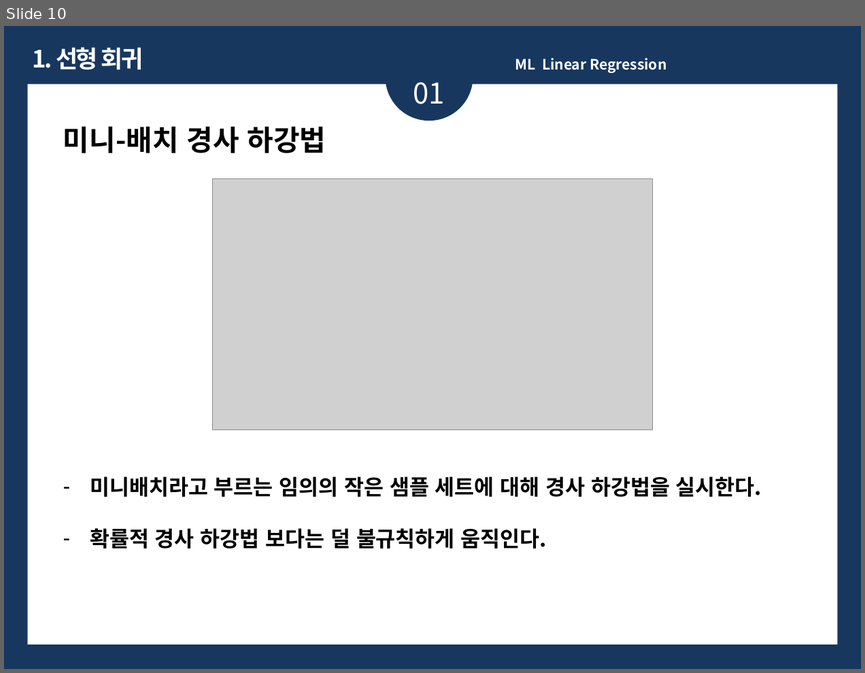
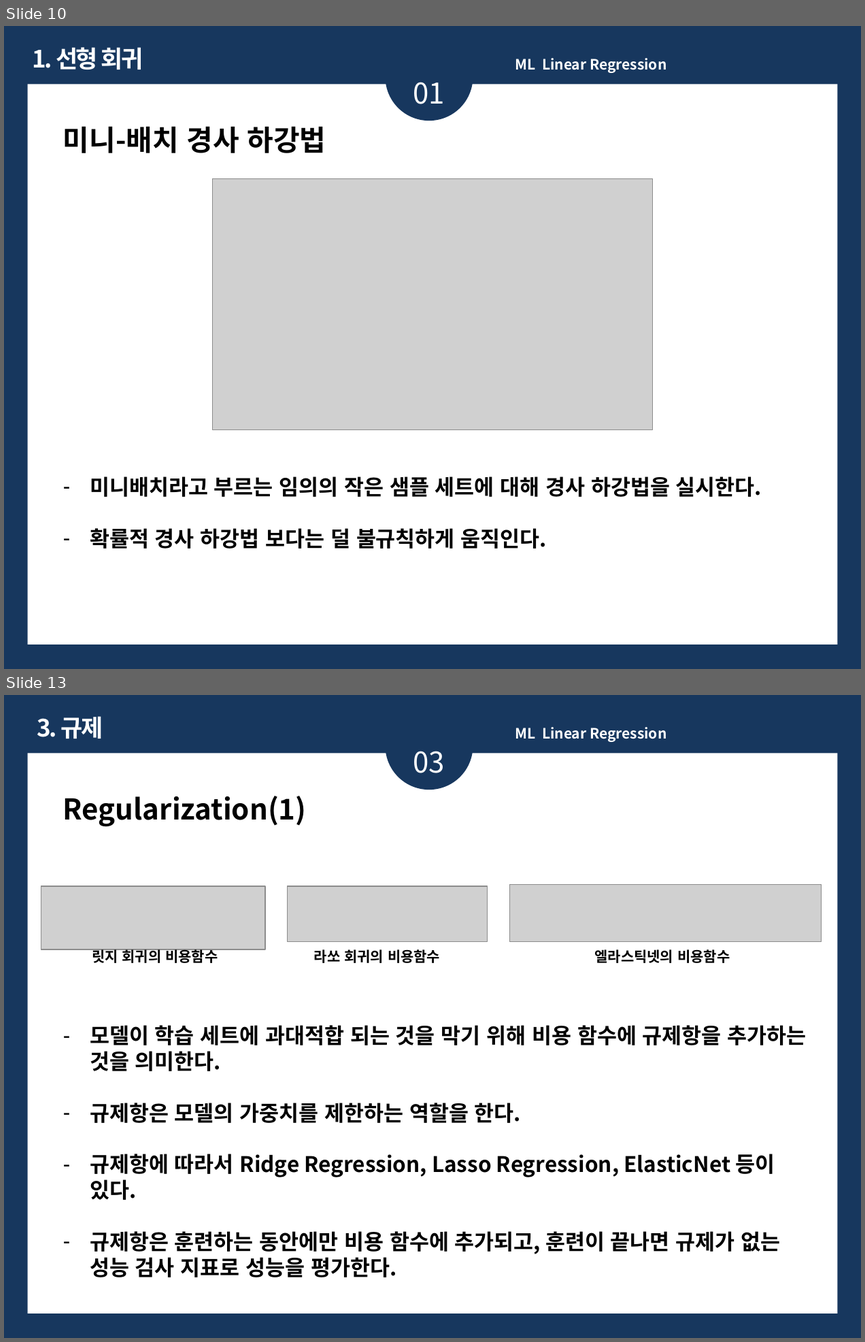
Before and after one commit to ykykyk112/machine_learning, a slide deck: sklearn_exercise/Linear_Regression_Review.pptx. Shown one above the other, each under a label of ours: slide 10 before the commit, slides 10 and 13 after it; the slides between them are not shown. The pictures are 865x673 and 865x1342 pixels, drawn with LibreOffice and Linux fonts; fonts in the diff are those of the drawing; grey boxes stand for pictures. Boxes give left, top, right and bottom in pixels: in the first picture for what was removed or moved away, otherwise in the second. Text is boxed around its words. In the diff, an @@ line names an element or a change of style, - is before the commit and + after.

Commit message:
2021.02.08 Linear Regression Review File 추가
- Regularization
- Early Stopping
- Logistic Regression
- Softmax Regression

```diff
--- a/sklearn_exercise/Linear_Regression_Review.pptx
+++ b/sklearn_exercise/Linear_Regression_Review.pptx
@@ slide 13 added at box(4, 695, 861, 1338), background #17375E @@
@@ ellipse added at box(385, 702, 473, 790), fill #17375E @@
@@ text added at box(37, 716, 103, 739), 20 pt, text #FFFFFF, bold @@
+3. 규제
@@ text added at box(515, 727, 666, 742), 12 pt, text #FFFFFF, bold @@
+ML Linear Regression
@@ rectangle added at box(28, 753, 838, 1314), fill #FFFFFF @@
@@ text added at box(413, 751, 445, 773), 24 pt, text #FFFFFF @@
+03
@@ text added at box(63, 796, 806, 1277), 18 pt, text #000000, bold @@
+Regularization(1)
+– 모델이 학습 세트에 과대적합 되는 것을 막기 위해 비용 함수에 규제항을 추가하는 것을 의미한다.
+– 규제항은 모델의 가중치를 제한하는 역할을 한다.
+– 규제항에 따라서 Ridge Regression, Lasso Regression, ElasticNet 등이 있다.
+– 규제항은 훈련하는 동안에만 비용 함수에 추가되고, 훈련이 끝나면 규제가 없는 성능 검사 지표로 성능을 평가한다.
@@ picture added at box(41, 886, 264, 949) @@
@@ picture added at box(288, 886, 487, 942) @@
@@ picture added at box(509, 884, 821, 942) @@
@@ text added at box(92, 949, 218, 965), 12 pt, text #000000, bold @@
+릿지 회귀의 비용함수
@@ text added at box(314, 949, 440, 963), 12 pt, text #000000, bold @@
+라쏘 회귀의 비용함수
@@ text added at box(595, 949, 730, 963), 12 pt, text #000000, bold @@
+엘라스틱넷의 비용함수
```
Also in this commit, not shown: 4 slides changed, 6 other slides added, 16 slides removed.
